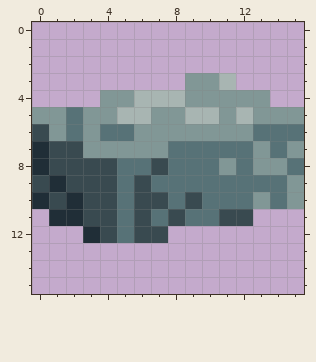
Two states of a pixel-art sprite, games/plachemy/assets/phold_ingot.png. Above: the version before the commit.
The file is 16x16 pixels. The old version is drawn lined up with the new one.
And afterwards:
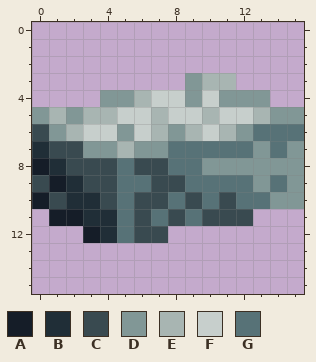
Palette (. is transparent): A #151d28  B #202e37  C #394a50  D #819796  E #a8b5b2  F #c7cfcc  G #577277
What changed:
whole drawing moved by +0,-1 (the old picture is shown already moved)
Changed rows in their new state; - is an unchanged pixel.
first column x 0:
 3 ----------E-----
 4 -------FF-F-----
 5 -EDEEFFEFF-FFE--
 6 --EFFDFE-EFE----
 7 -----E----------
 8 AB----C---D-D--D
 9 -AB---GCC----D--
10 A--B-------C-GD-
11 -AABB-----C-----
12 ---AB-----------
Boxes around the changes in both pictures, in picture pixels (x1, y1, x2, y2):
changed: (32, 73, 304, 243)
